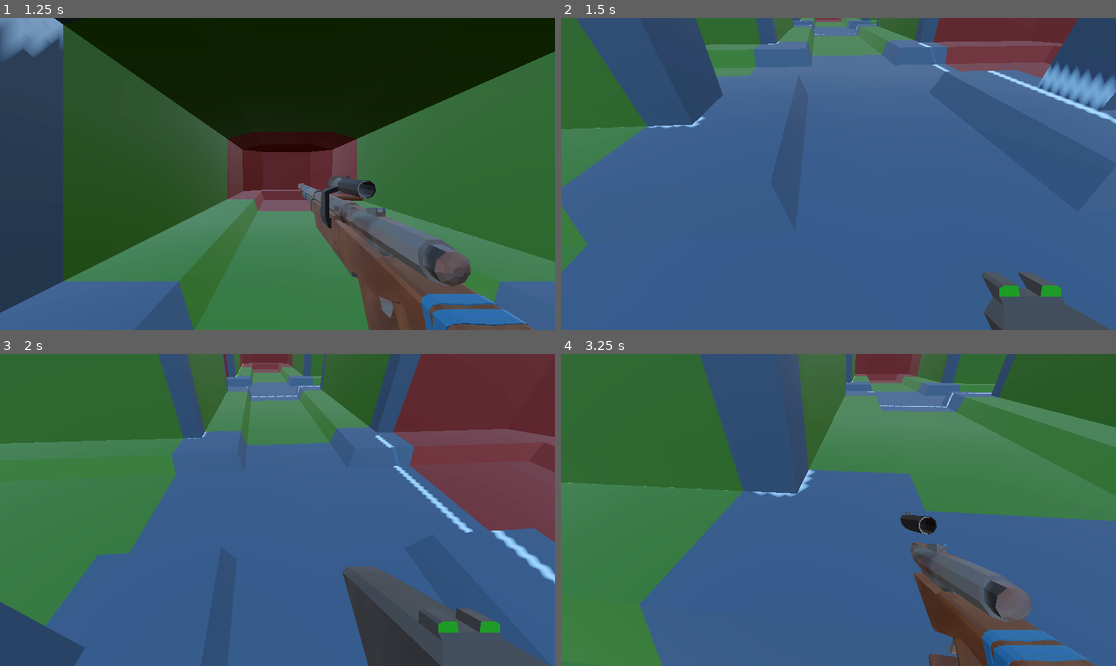
Above: before the commit, frames 1-4 (two rows, left to right).
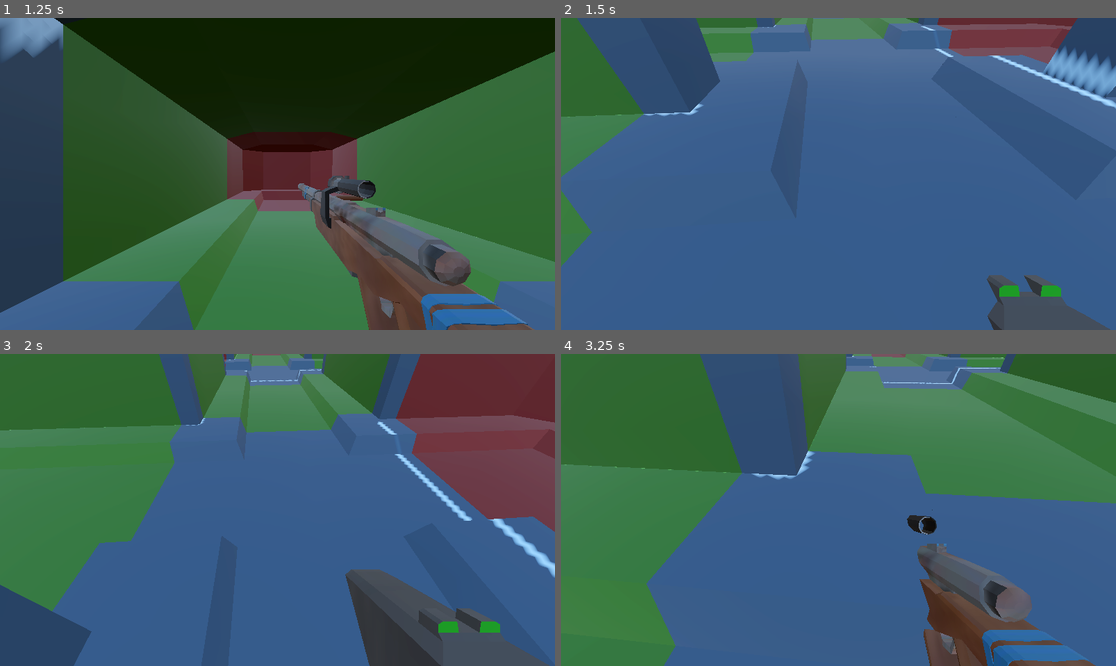
Above: after the commit, the same moments.

Repository: MikaelVV/tunnelsgame
Game: Godot game, scene res://Scenes/MainMenu.tscn
The game is run twice, just before and just after one commit, with the same random seed, the same clock (stepped at 60 frames per second) and the same inputs.
Inputs (mouse positions are in pixels of both pictures, inside the frame that each line leads up to):
- Up to frame 1 (1.25 s): click "Start Game" at 0.5 s
- Up to frame 2 (1.5 s): tap Enter at 1.25 s; move the mouse to (866, 174) at 1.27 s; hold W (up) from 1.28 s (still down); tap 1 (next_weapon) at 1.35 s
- Up to frame 3 (2 s): keep holding W (up); tap Space (jump) at 1.52 s
- Up to frame 4 (3.25 s): keep holding W (up); move the mouse to (810, 510) at 2.02 s; tap 2 (previous_weapon) at 2.1 s; tap Space (jump) at 2.27 s; move the mouse to (849, 503) at 2.77 s; press the mouse at (849, 503) at 2.78 s

Frame 1 is identical in both runs. In frame 2, 10% of the frame differs, in the area x 0-100%, y 0-100%; in frame 3, 12%; in frame 4, 16%.

Commit message:
adding "hands" and fixing player camera angles

Diff:
--- /dev/null
+++ b/Scenes/Guns/Hands.tscn
@@ -0,0 +1,5 @@
+[gd_scene format=3 uid="uid://bbtawgptfefo7"]
+
+[node name="Hands" type="Node3D" unique_id=245947368]
+
+[node name="Model" type="Node3D" parent="." unique_id=2051261450]
--- a/Scenes/player.tscn
+++ b/Scenes/player.tscn
@@ -4,6 +4,7 @@
 [ext_resource type="Script" uid="uid://p7vu4axbymmh" path="res://Scripts/HandController.gd" id="2_6t5aa"]
 [ext_resource type="PackedScene" uid="uid://dxt5ibfn1xk4p" path="res://Scenes/Guns/Scav_Bolt_Rifle.tscn" id="2_cvnsp"]
 [ext_resource type="PackedScene" uid="uid://cx7l1lg5byq56" path="res://Scenes/Guns/Pistol.tscn" id="4_vgqql"]
+[ext_resource type="PackedScene" uid="uid://bbtawgptfefo7" path="res://Scenes/Guns/Hands.tscn" id="5_fkybt"]
 
 [sub_resource type="CapsuleMesh" id="CapsuleMesh_rmglt"]
 
@@ -34,3 +35,6 @@
 [node name="Pistol" parent="HeadPivot/Camera3D/HandSlot" unique_id=1548776254 instance=ExtResource("4_vgqql")]
 transform = Transform3D(1, 0, 0, 0, 1, 0, 0, 0, 1, 1.235, -2.415, -3.185)
 visible = false
+
+[node name="Hands" parent="HeadPivot/Camera3D/HandSlot" unique_id=245947368 instance=ExtResource("5_fkybt")]
+visible = false
--- a/Scripts/PlayerController.gd
+++ b/Scripts/PlayerController.gd
@@ -26,7 +26,7 @@
 	if event is InputEventMouseMotion:
 		head.rotate_y(-event.relative.x * SENSITIVITY)
 		camera.rotate_x(-event.relative.y * SENSITIVITY)
-		camera.rotation.x = clamp(camera.rotation.x, deg_to_rad(-40), deg_to_rad(60))
+		camera.rotation.x = clamp(camera.rotation.x, deg_to_rad(-85), deg_to_rad(85)) #-40 ja 60
 
 func _physics_process(delta: float) -> void:
 	# Add the gravity.
